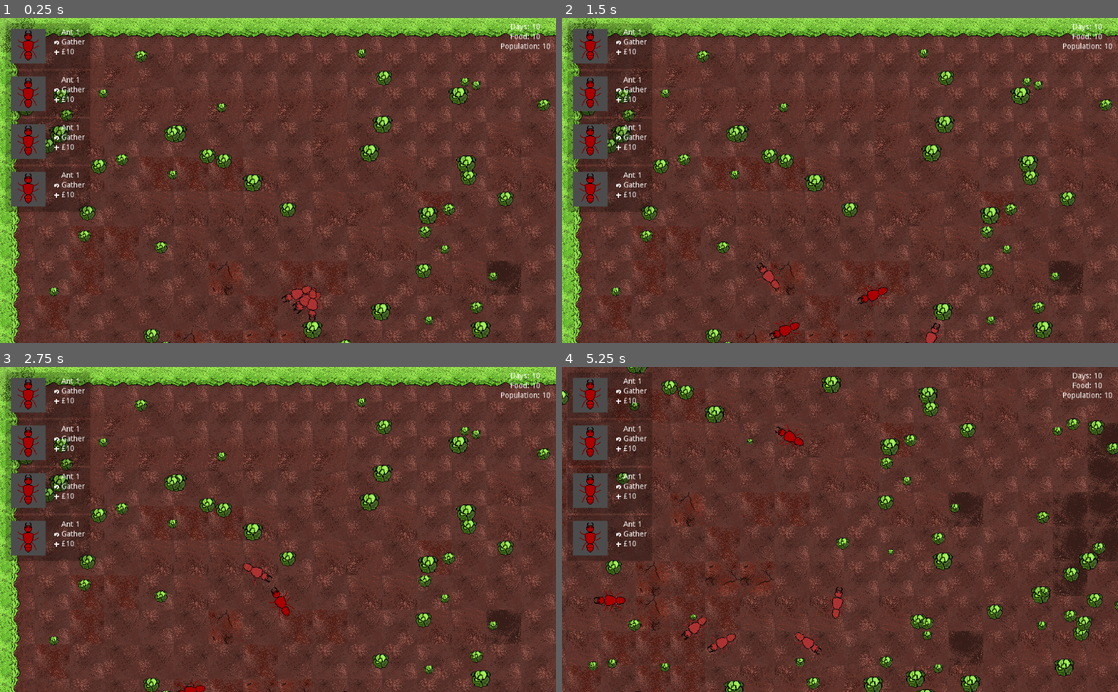
Above: before the commit, frames 1-4 (two rows, left to right).
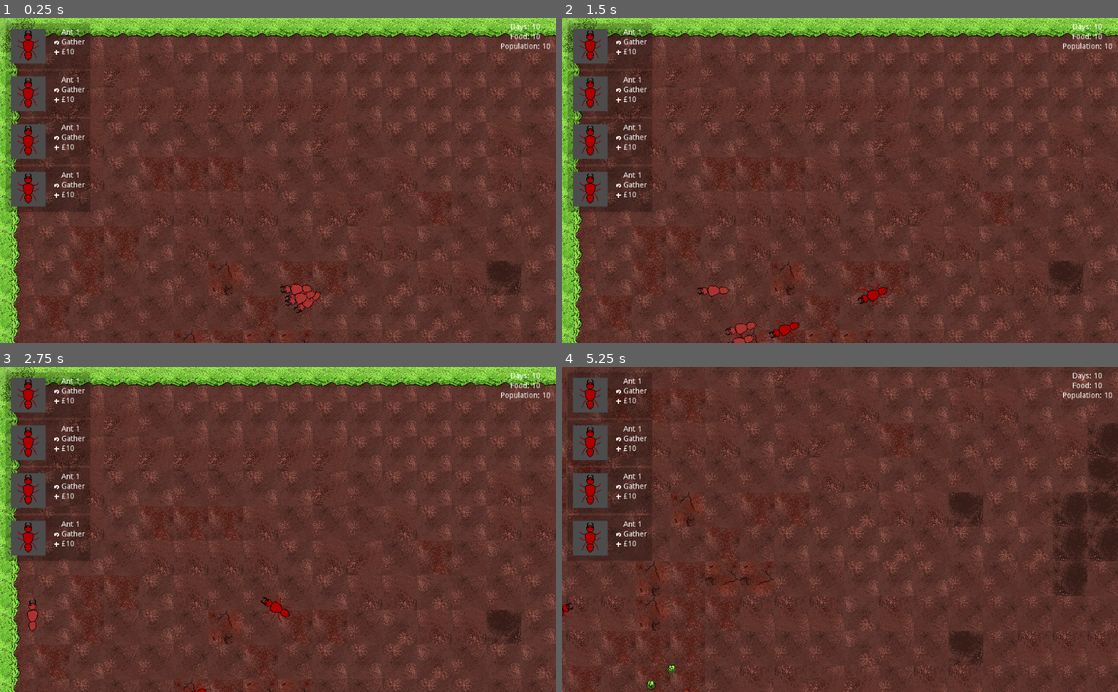
Above: after the commit, the same moments.

Repository: IBricchi/EdgeOfTheHedge
Game: Godot game, scene res://scenes/game.tscn
Two runs of this game, one before a commit and one after it. Both use one fixed random seed, a clock stepped at 60 frames per second and the inputs below.
Inputs (mouse positions are in pixels of both pictures, inside the frame that each line leads up to):
- Up to frame 1 (0.25 s): no input
- Up to frame 2 (1.5 s): click (617, 50) at 0.52 s; click (617, 50) at 1.27 s
- Up to frame 3 (2.75 s): click (55, 399) at 2.02 s
- Up to frame 4 (5.25 s): move the mouse to (962, 513) at 2.77 s; hold S (camera_bottom) 2.78-3.53 s; move the mouse to (728, 545) at 3.52 s; tap Left (camera_left) at 3.6 s; move the mouse to (895, 458) at 4.27 s; hold D (camera_right) 4.28-5.03 s; move the mouse to (812, 594) at 5.02 s; tap Up (camera_top) at 5.1 s

The runs differ from the first frame. In frame 1, 4.3% of the frame differs, in the area x 3-99%, y 9-100%; in frame 2, 4.5%; in frame 3, 4.3%; in frame 4, 5.7%, in the area x 0-100%, y 0-100%.

Commit message:
Add lettuce spawning in bunches

Diff:
--- a/scenes/ant.tscn
+++ b/scenes/ant.tscn
@@ -105,6 +105,7 @@
 rotation = 1.5708
 frames = SubResource( 19 )
 animation = "Walk"
+frame = 2
 playing = true
 
 [node name="AntCollision" type="CollisionPolygon2D" parent="."]
@@ -118,8 +119,3 @@
 
 [node name="AntSensor" type="CollisionPolygon2D" parent="Area2D"]
 polygon = PoolVector2Array( -4.6734, -0.175896, 5.0656, -0.363182, 96, -32, 56, -112, -6.99382e-06, -160, -56, -112, -96, -32 )
-
-[node name="Collisionray" type="RayCast2D" parent="."]
-enabled = true
-cast_to = Vector2( 0, 100 )
-collision_mask = 3
--- a/scenes/game.tscn
+++ b/scenes/game.tscn
@@ -1,9 +1,10 @@
-[gd_scene load_steps=12 format=2]
+[gd_scene load_steps=13 format=2]
 
 [ext_resource path="res://assets/tileset.png" type="Texture" id=1]
 [ext_resource path="res://assets/tileset+.png" type="Texture" id=2]
 [ext_resource path="res://scripts/game.gd" type="Script" id=3]
 [ext_resource path="res://scenes/UI.tscn" type="PackedScene" id=4]
+[ext_resource path="res://scripts/lettuce_spawn.gd" type="Script" id=5]
 
 [sub_resource type="ConvexPolygonShape2D" id=1]
 points = PoolVector2Array( 29.0625, 43.8094, 36.2963, 32.7176, 27.6157, 18.25, 30.5093, 0, 64, 0, 64, 64, 30.5093, 64 )
@@ -238,6 +239,8 @@
 [node name="Node2D" type="Node2D"]
 script = ExtResource( 3 )
 
+[node name="UI" parent="." instance=ExtResource( 4 )]
+
 [node name="TileMap" type="TileMap" parent="." groups=[
 "hedge",
 ]]
@@ -253,4 +256,7 @@
 current = true
 smoothing_enabled = true
 
-[node name="UI" parent="." instance=ExtResource( 4 )]
+[node name="LettuceSpawner" type="Node2D" parent="."]
+script = ExtResource( 5 )
+
+[node name="Timer" type="Timer" parent="LettuceSpawner"]
--- a/scenes/lettuce.tscn
+++ b/scenes/lettuce.tscn
@@ -3,7 +3,7 @@
 [ext_resource path="res://assets/lettuce.png" type="Texture" id=1]
 [ext_resource path="res://scripts/lettuce.gd" type="Script" id=2]
 
-[node name="Lettuce" type="KinematicBody2D" groups=[
+[node name="Lettuce" type="StaticBody2D" groups=[
 "Food",
 ]]
 collision_layer = 3
@@ -13,6 +13,12 @@
 [node name="Sprite" type="Sprite" parent="."]
 texture = ExtResource( 1 )
 
-[node name="CollisionPolygon2D" type="CollisionPolygon2D" parent="."]
+[node name="area" type="Area2D" parent="."]
+
+[node name="shape" type="CollisionPolygon2D" parent="area"]
 scale = Vector2( 2, 2 )
 polygon = PoolVector2Array( -5.03123, 4.99072, -0.0680962, 6.67632, 4.98869, 5.27165, 7.04886, 1.05766, 7.79802, -4.46734, 4.14589, -7.27667, -4.00115, -7.08938, -7.93421, -3.90548, -7.55963, 1.52588 )
+
+[node name="shape" type="CollisionPolygon2D" parent="."]
+scale = Vector2( 2, 2 )
+polygon = PoolVector2Array( -5.03123, 4.99072, -0.0680962, 6.67632, 4.98869, 5.27165, 7.04886, 1.05766, 7.79802, -4.46734, 4.14589, -7.27667, -4.00115, -7.08938, -7.93421, -3.90548, -7.55963, 1.52588 )
--- a/scripts/ant.gd
+++ b/scripts/ant.gd
@@ -4,7 +4,7 @@
 onready var walk_sprite : AnimatedSprite = $"Basic Ant Walk"
 onready var sensor_area : Area2D = $Area2D
 onready var sensor : CollisionPolygon2D = $"Area2D/AntSensor"
-onready var ray : RayCast2D = $Collisionray
+onready var ant_collider : CollisionPolygon2D = $"AntCollision"
 
 var context;
 
@@ -22,7 +22,6 @@
 	fight = 2,
 	run_away = 3
 }
-
 
 var ant_priority : int = priority.find_food
 var focus : Node = null # focus is the node the ant wants to get to, food, enemy, home, etc
@@ -85,28 +84,15 @@
 	if hunger < hunger_max / 2 :
 		focus = home
 
-
-
-func check_collision_ray(delta : float):
-	# rotate the collision ray and check if it hits something, if it does return vector to it
-	# gonna use this to detect enemies
-	ray.rotation += PI * delta * 2 # rotate once a second
-	if ray.is_colliding():
-		if focus and  (ray.get_collision_point() - focus_position).length() > 25:
-			return ray.get_collision_point() - self.position
-
 func focus_reached():
 	if focus.is_in_group("Food"):
 		focus.gets_eaten()
 		focus = home
-		print("going home")
 	else:
 		focus = null
 	#rotation -= PI
 	var to_focus : Vector2 = focus_position - self.position
 	desired_direction = to_focus.normalized()
-
-
 
 func set_ant_home(vect):
 	home = Node2D.new()
--- a/scripts/game.gd
+++ b/scripts/game.gd
@@ -1,12 +1,13 @@
 extends Node2D
 
 var ant : Resource = preload("res://scenes/ant.tscn")
-var lettuce : Resource = preload("res://scenes/lettuce.tscn")
 onready var cam : Camera2D = $Camera2D
 
 export var cam_speed = 300
 
 onready var ui = $UI
+
+onready var lett_spawner = $LettuceSpawner
 
 var ant_home : Vector2 = Vector2(600,500)
 
@@ -18,19 +19,15 @@
 
 	ui.connect("birth_ant", self, "on_birth_ant")
 
-	randomize()
 	for i in range(4):
 		var ant1 = ant.instance()
 		add_child(ant1)
 		ant1.translate( ant_home)
 		ant1.set_ant_home(ant_home)
 
-	for i in range(200):
-		var lett = lettuce.instance()
-		add_child(lett)
-		while lett.move_and_collide(Vector2(1,1)) :
-			var try_position = Vector2(randi()%2000 , randi() %1100)
-			lett.translate(try_position)
+	lett_spawner.setup(0,2048,0,1152,10,50,10)
+	for n in 5:
+		lett_spawner.spawn_bunch()
 
 func _process(delta):
 	if Input.is_action_pressed("camera_bottom"):
--- a/scripts/lettuce.gd
+++ b/scripts/lettuce.gd
@@ -1,16 +1,55 @@
-extends KinematicBody2D
+extends StaticBody2D
 
 var nom_nom_value : int = floor(rand_range(2,6)) # how many times this lettuce can be eaten between 2 and 5
 
+onready var area = $area
 
 func _ready():
 	resize_according_to_value()
 
+var x
+var y
+var r
+var xmin
+var xmax
+var ymin
+var ymax
+var rng
+var settled
+var last_move
 
+func setup(x, y, r, xmin, xmax, ymin, ymax, rng):
+	self.visible = false
+	self.x = x
+	self.y = y
+	self.r = r
+	self.xmin = xmin
+	self.xmax = xmax
+	self.ymin = ymin
+	self.ymax = ymax
+	self.rng = rng
+	self.settled = false
+	self.last_move = 0.5
+	move()
 
-func _process(delta):
-	pass
+func move():
+	var lx = clamp(self.x + rng.randfn() * self.r, self.xmin, self.xmax)
+	var ly = clamp(self.y + rng.randfn() * self.r, self.ymin, self.ymax)
+	self.position = Vector2(lx, ly)
+	last_move = 0.5
 
+func _physics_process(delta):
+	if not self.settled:
+		var objs = area.get_overlapping_bodies()
+		if objs:
+			for obj in objs:
+				if obj.is_in_group("hedge"):
+					move()
+					break
+		last_move -= delta
+		if last_move < 0:
+			self.settled = true
+			self.visible = true
 
 func gets_eaten():
 	nom_nom_value -= 1
--- /dev/null
+++ b/scripts/lettuce_spawn.gd
@@ -0,0 +1,45 @@
+extends Node2D
+
+var lettuce : Resource = preload("res://scenes/lettuce.tscn")
+
+var xmin
+var xmax
+var ymin
+var ymax
+
+var rmin
+var rmax
+
+var rate setget set_rate
+onready var timer = $Timer
+func set_rate(val):
+	rate = val
+	timer.wait_time = val
+
+onready var rng = RandomNumberGenerator.new()
+func _ready():
+	rng.randomize()
+	timer.connect("timeout", self, "spawn_bunch")
+
+func spawn_bunch():
+	var x = rng.randf_range(self.xmin, self.xmax)
+	var y = rng.randf_range(self.ymin, self.ymax)
+	var r = rng.randi_range(self.rmin, self.rmax)
+	var c = r * r / 200
+
+	for n in range(c):
+		var lett = lettuce.instance()
+		lett.setup(x, y, r, xmin, xmax, ymin, ymax, rng)
+		add_child(lett)
+
+func setup(xmin, xmax, ymin, ymax, rmin, rmax, rate):
+	self.xmin = xmin
+	self.xmax = xmax
+	self.ymin = ymin
+	self.ymax = ymax
+
+	self.rmin = rmin
+	self.rmax = rmax
+
+	self.rate = rate
+	timer.start()
